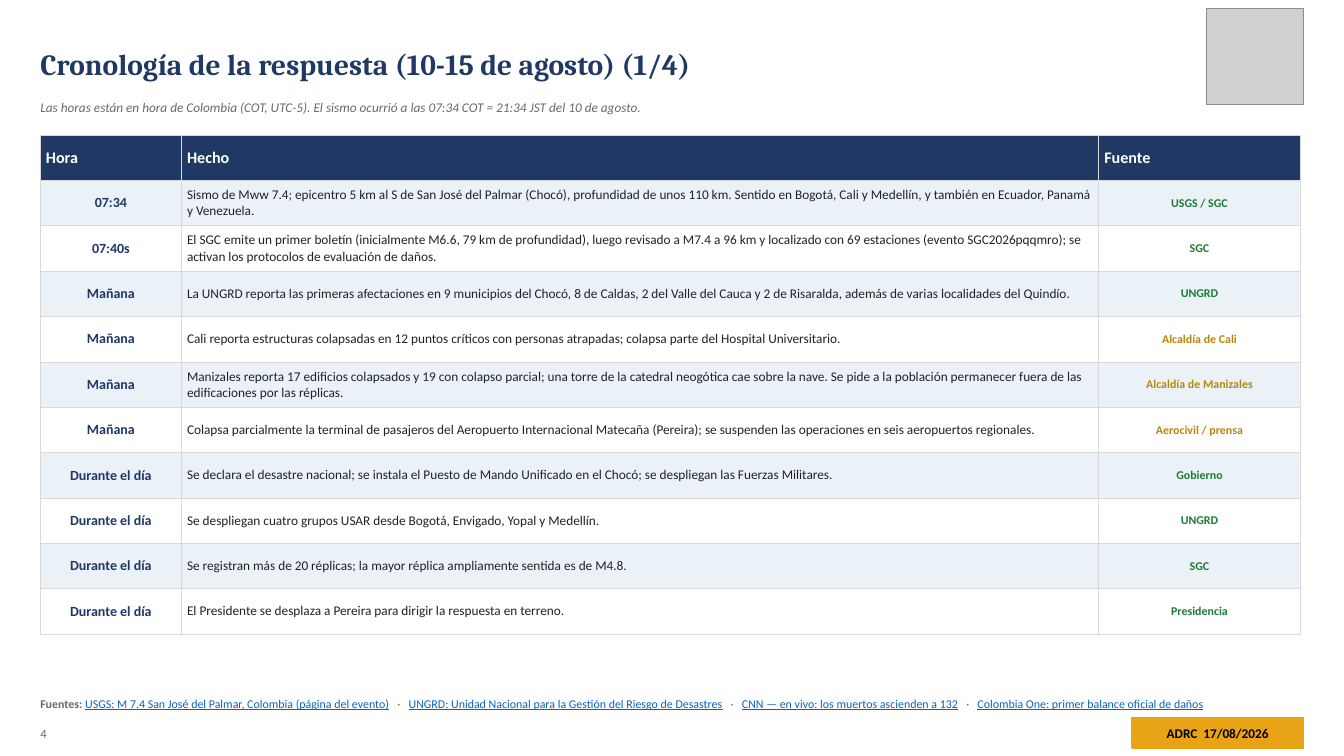
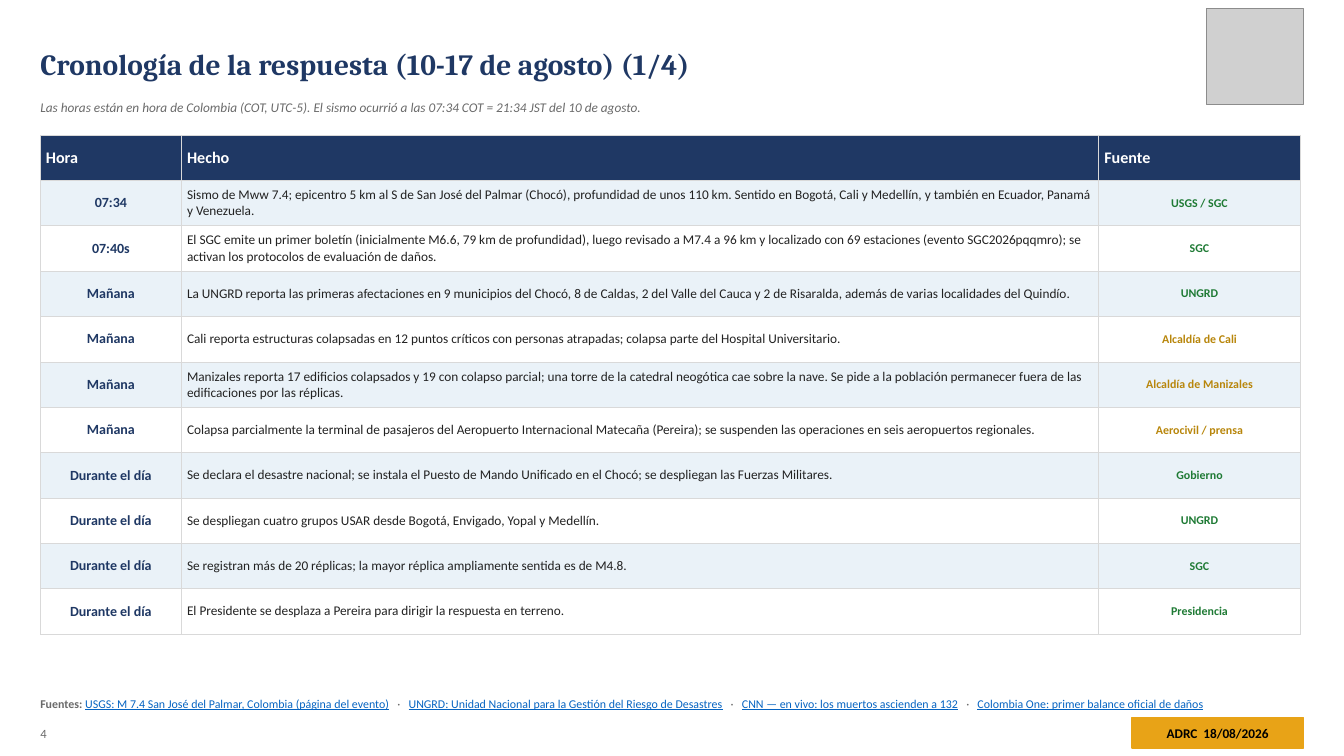
Before and after one commit to kochobi-max/whatsmap, a slide deck: slide 4 of reports/colombia_eq_20260810/output/ADRC_EQ_COL_Choco_20260810_ES.pptx. Drawn at 1344x756 pixels with LibreOffice and Linux fonts; fonts in the diff are those of the drawing; grey boxes stand for pictures. Boxes give left, top, right and bottom in pixels: in the first picture for what was removed or moved away, otherwise in the second. Text is boxed around its words. In the diff, an @@ line names an element or a change of style, - is before the commit and + after.

```diff
--- a/reports/colombia_eq_20260810/output/ADRC_EQ_COL_Choco_20260810_ES.pptx
+++ b/reports/colombia_eq_20260810/output/ADRC_EQ_COL_Choco_20260810_ES.pptx
@@ text at (40,54,690,81): text changed @@
-Cronología de la respuesta (10-15 de agosto) (1/4)
+Cronología de la respuesta (10-17 de agosto) (1/4)
@@ text at (1167,728,1268,739): text changed @@
-ADRC 17/08/2026
+ADRC 18/08/2026
```
Also in this commit, not shown: 35 other slides changed, 1 slide added, 8 other files.
